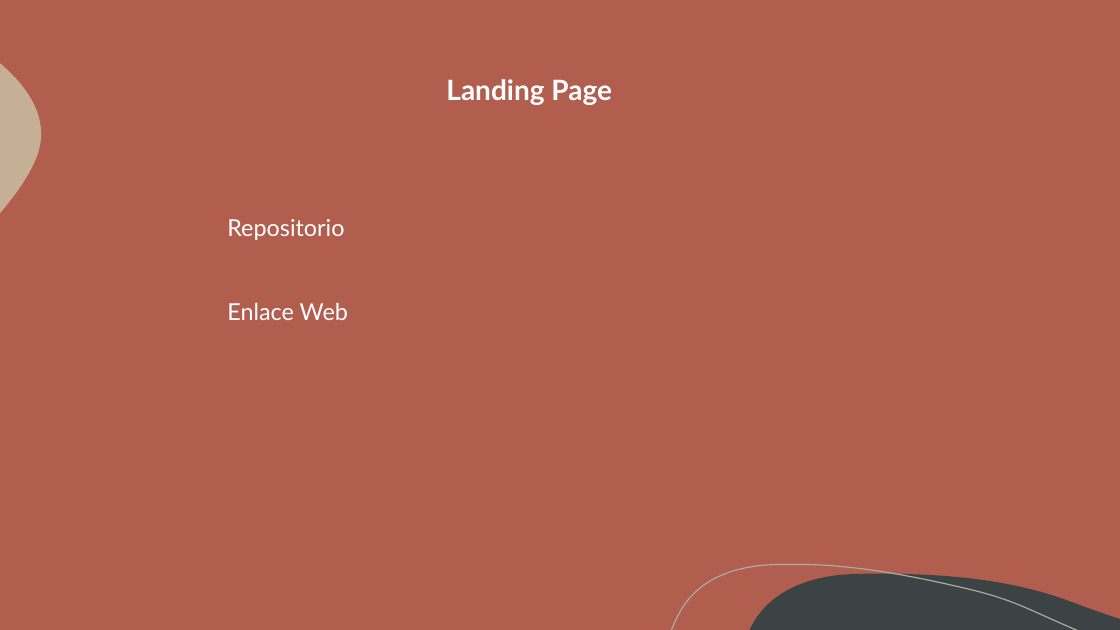
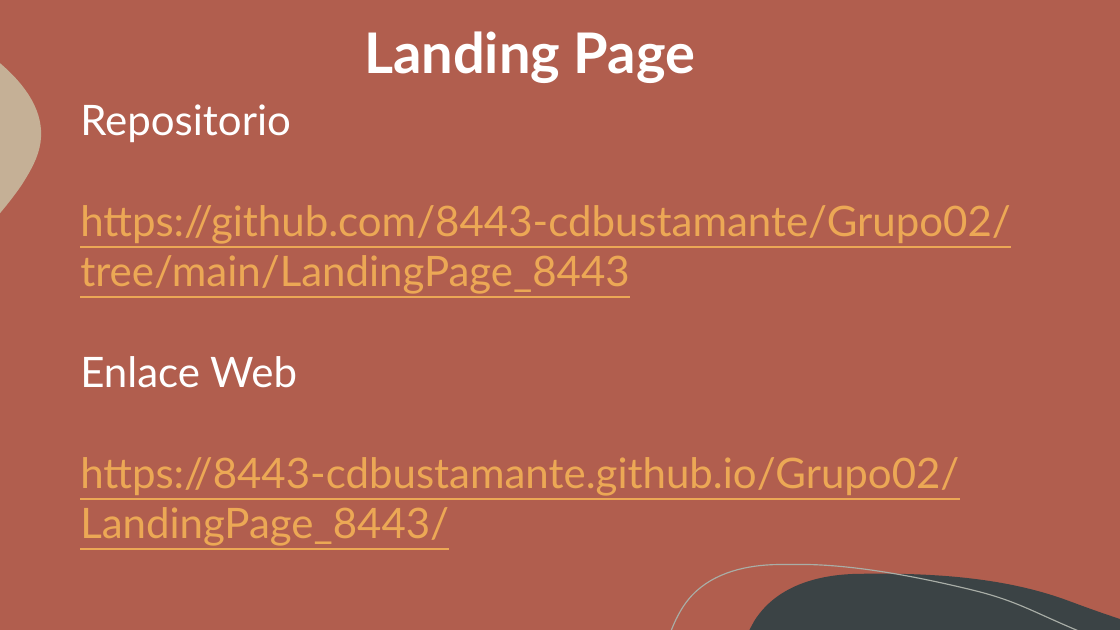
Before and after one commit to 8443-cdbustamante/8443Gp2-Lab1, a slide deck: slide 3 of 8443_Grupo2_TAREA_GRUPAL.pptx. Drawn at 1120x630 pixels with LibreOffice and Linux fonts; fonts in the diff are those of the drawing. Boxes give left, top, right and bottom in pixels: in the first picture for what was removed or moved away, otherwise in the second. Text is boxed around its words. In the diff, an @@ line names an element or a change of style, - is before the commit and + after.

```diff
--- a/8443_Grupo2_TAREA_GRUPAL.pptx
+++ b/8443_Grupo2_TAREA_GRUPAL.pptx
@@ text "Landing Page": place and size @@
-text "Landing Page" at bbox=[446, 79, 612, 105]
+text "Landing Page" at bbox=[364, 31, 695, 83]
@@ text "Landing Page" at bbox=[364, 31, 695, 83]: size 24 to 48 pt @@
@@ text "Repositorio": place and size @@
-text "Repositorio" at bbox=[227, 219, 348, 320]
+text "Repositorio" at bbox=[80, 104, 1011, 546]
@@ text at bbox=[80, 104, 297, 388]: size 20 to 36 pt in "Repositorio", "Enlace Web" @@
@@ text at bbox=[80, 205, 1011, 294]: paragraph added @@
+https://github.com/8443-cdbustamante/Grupo02/tree/main/LandingPage_8443
@@ text at bbox=[80, 457, 959, 546]: paragraph added @@
+https://8443-cdbustamante.github.io/Grupo02/LandingPage_8443/
```
Also in this commit, not shown: 2 other slides changed.
